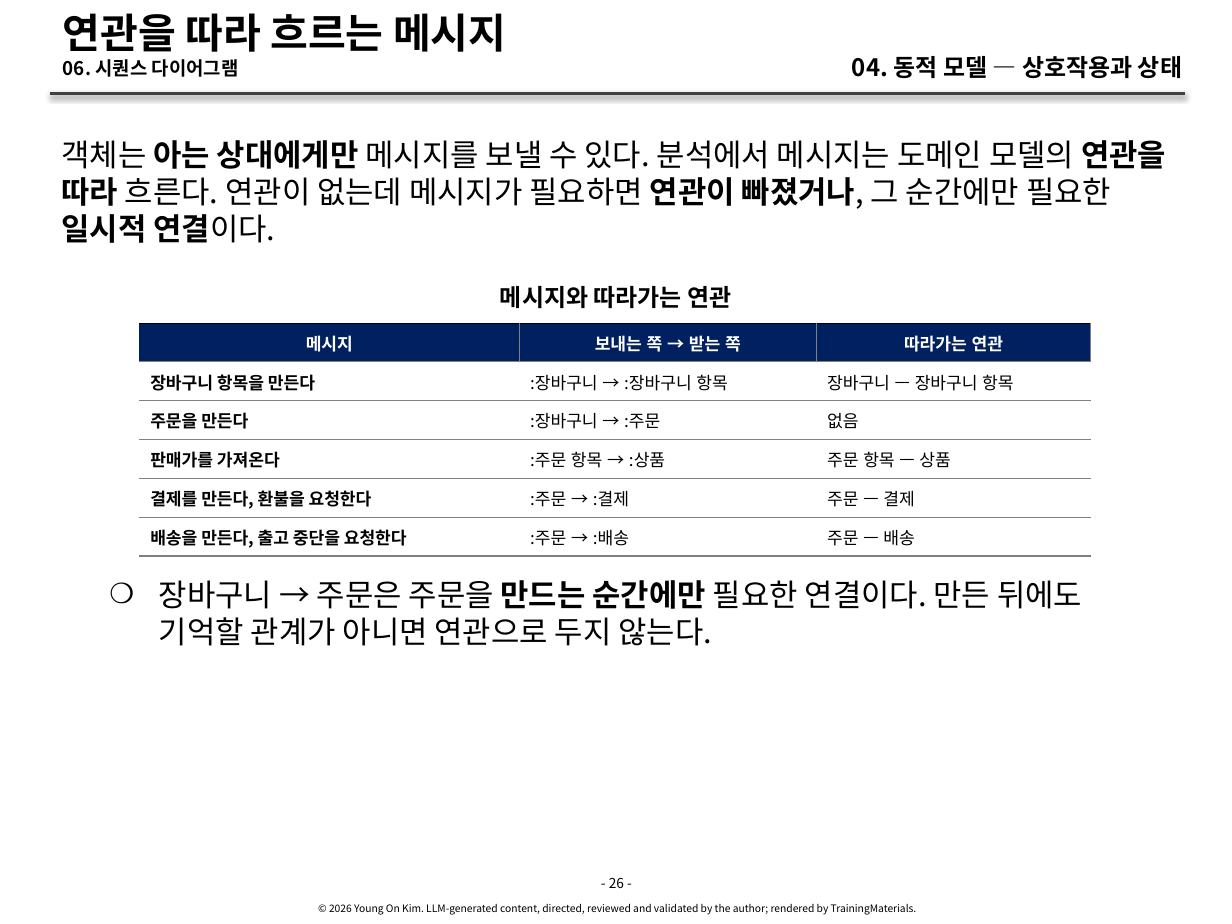
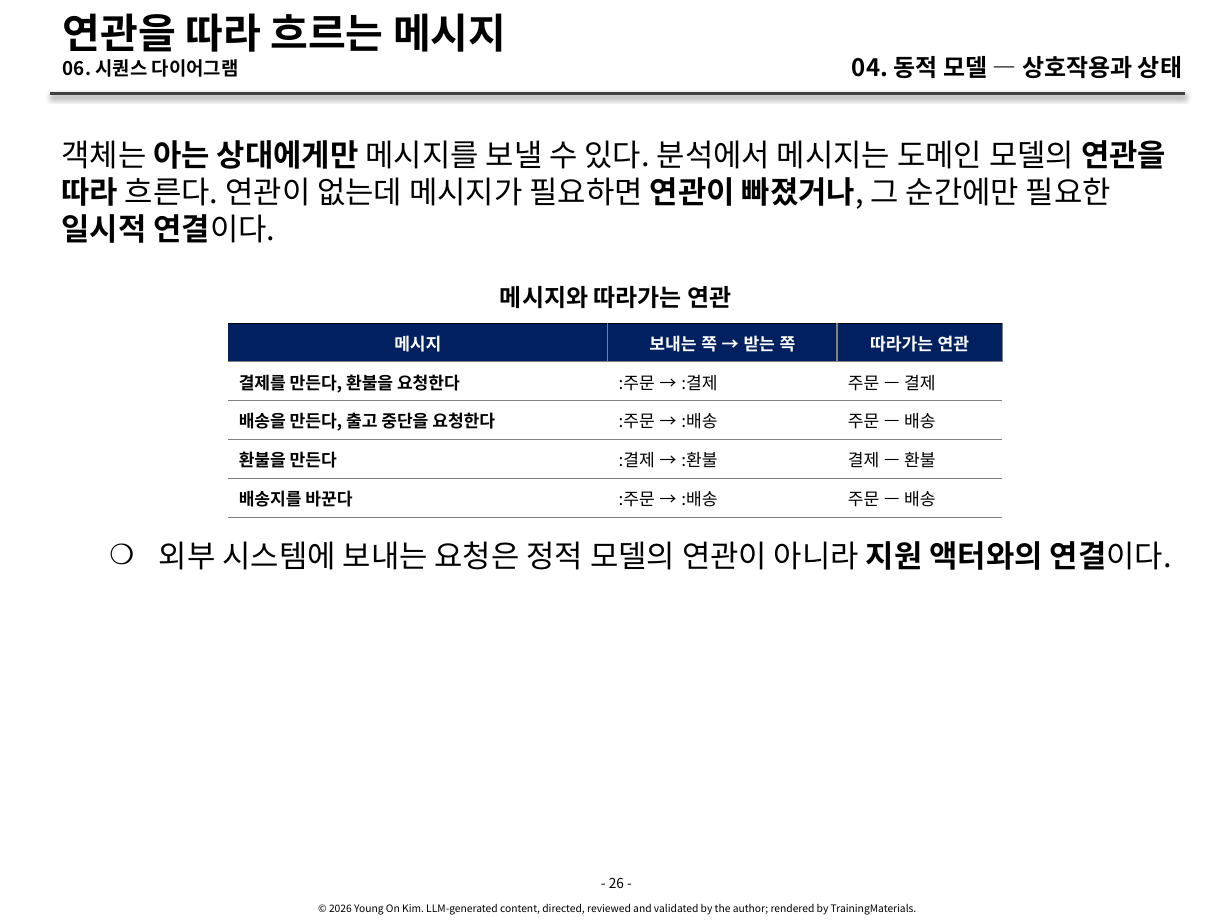
Before and after one commit to YoungSan77/TrainingMaterials, a slide deck: slide 26 of courses/ooad/sessions/s04.pptx. Drawn at 1232x924 pixels with LibreOffice and Linux fonts; fonts in the diff are those of the drawing. Boxes give left, top, right and bottom in pixels: in the first picture for what was removed or moved away, otherwise in the second. Text is boxed around its words. In the diff, an @@ line names an element or a change of style, - is before the commit and + after.

```diff
--- a/courses/ooad/sessions/s04.pptx
+++ b/courses/ooad/sessions/s04.pptx
@@ table at <box>228,323,1002,845</box> @@
-row 2: 장바구니 항목을 만든다 | :장바구니 → :장바구니 항목 | 장바구니 — 장바구니 항목
-row 3: 주문을 만든다 | :장바구니 → :주문 | 없음
-row 4: 판매가를 가져온다 | :주문 항목 → :상품 | 주문 항목 — 상품
+row 4: 환불을 만든다 | :결제 → :환불 | 결제 — 환불
+row 5: 배송지를 바꾼다 | :주문 → :배송 | 주문 — 배송
@@ table: place and size @@
-table at <box>139,323,1090,845</box>
+table at <box>228,323,1002,845</box>
@@ text at <box>159,541,1172,570</box>: text changed @@
-    ❍ 장바구니 → 주문은 주문을 만드는 순간에만 필요한 연결이다. 만든 뒤에도 기억할 관계가 아니면 연관으로 두지 않는다.
+    ❍ 외부 시스템에 보내는 요청은 정적 모델의 연관이 아니라 지원 액터와의 연결이다.
```
Also in this commit, not shown: 55 other slides changed, 6 slides removed, 9 other files.
